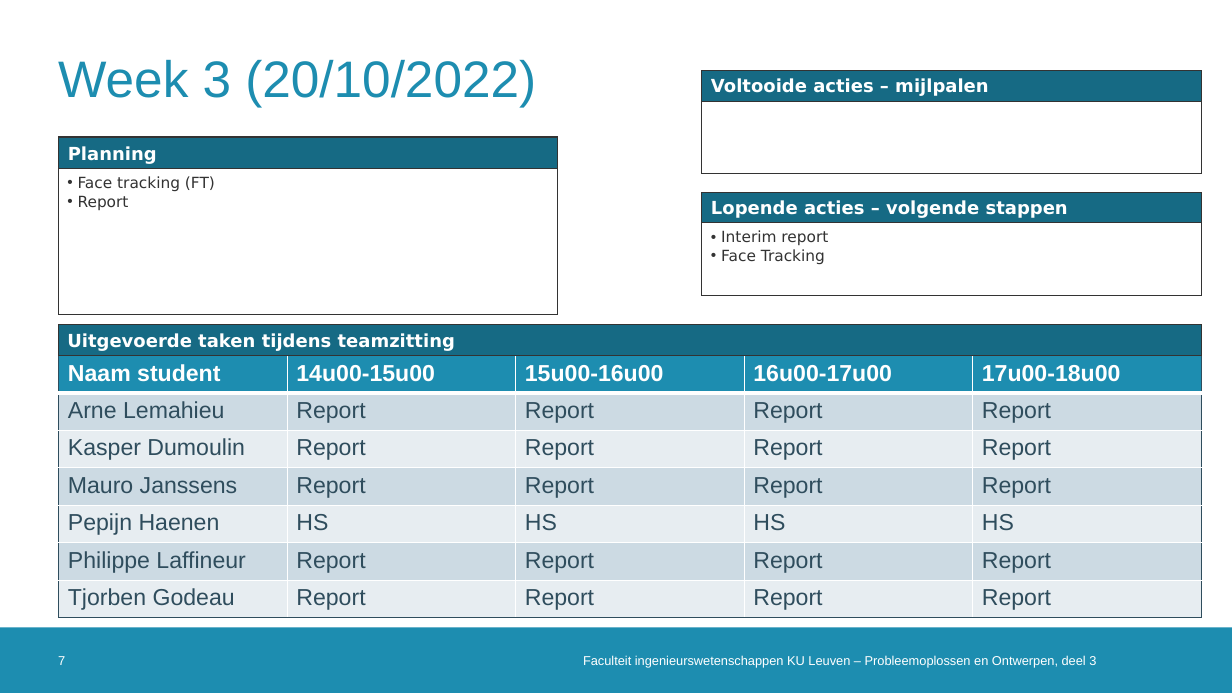
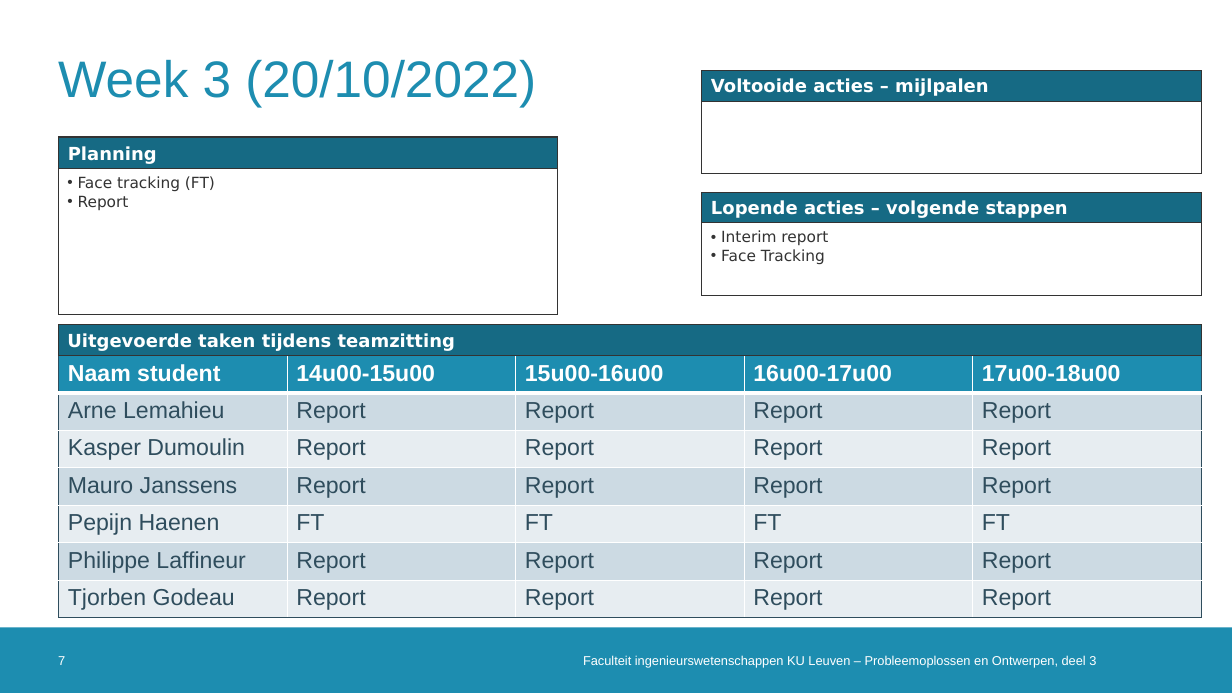
Before and after one commit to DoctorLego2003/Meeting-Owl, a slide deck: slide 7 of logboek_ESAT9A1.pptx. Drawn at 1232x693 pixels with LibreOffice and Linux fonts; fonts in the diff are those of the drawing; background and template pictures are left out. Boxes give left, top, right and bottom in pixels: in the first picture for what was removed or moved away, otherwise in the second. Text is boxed around its words. In the diff, an @@ line names an element or a change of style, - is before the commit and + after.

```diff
--- a/logboek_ESAT9A1.pptx
+++ b/logboek_ESAT9A1.pptx
@@ table at (59,356,1201,618) @@
-row 5: Pepijn Haenen | HS | HS | HS | HS
+row 5: Pepijn Haenen | FT | FT | FT | FT
```
